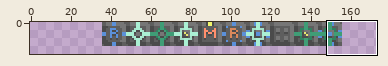
Two versions of one sprite sheet, core/assets/sprites/codetesting4.png. Above, an overview of the earlier version with the close-up marked.
Close-up. First the earlier version:
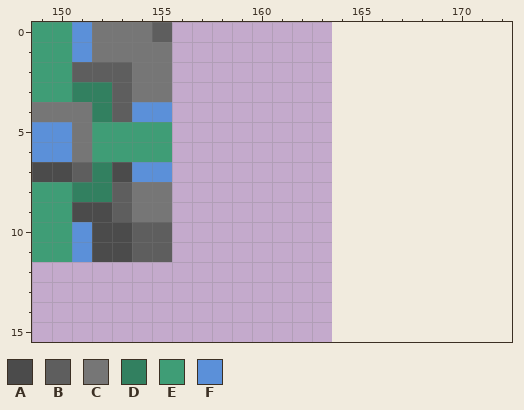
The file is 128x16 pixels. Colours within 5 levels of each other are drawn and written as one. Shown: x 149..172, y 0..15. The old version is drawn lined up with the new one, on the new canvas. The wide view leaves out empty margins. The commit also changed other parts of the picture, which this record leaves out.
Palette (. is transparent): A #4b4b4b  B #5e5e5e  C #767676  D #328060  E #3f9d76  F #5b90d9
Pixels before, first column x 149:
 0 EEFCCCB
 1 EEFCCCC
 2 EEBBBCC
 3 EEDDBCC
 4 CCCDBFF
 5 FFCEEEE
 6 FFCEEEE
 7 AABDAFF
 8 EEDDBCC
 9 EEAABCC
10 EEFAABB
11 EEFAABB
Once edited:
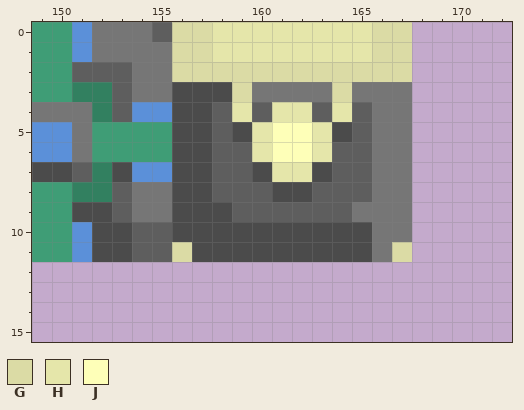
Colours new in this view: G #dbdba5  H #e5e6aa  J #feffb8
Edits made:
canvas 128x16 -> 256x16, the old top-left corner now at 36,0
Changed rows in their new state; - is an unchanged pixel.
first column x 156:
 0 GGHHHHHHHHGG
 1 GGHHHHHHHHGG
 2 GGGGGGGGGGGG
 3 AAAGCCCCGCCC
 4 AABHBHHBHBCC
 5 AABAHJJHABCC
 6 AABBHJJHBBCC
 7 AABBAHHABBCC
 8 AABBBAABBBCC
 9 AAABBBBBBCCC
10 AAAAAAAAAACC
11 GAAAAAAAAACG
